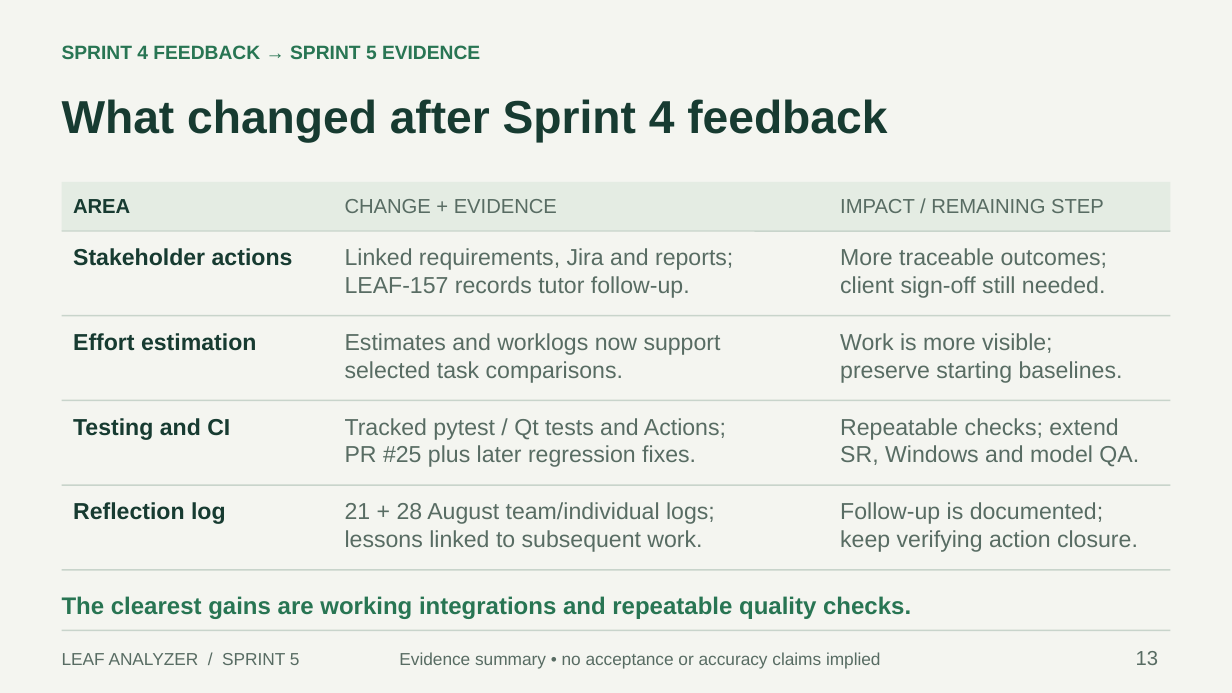
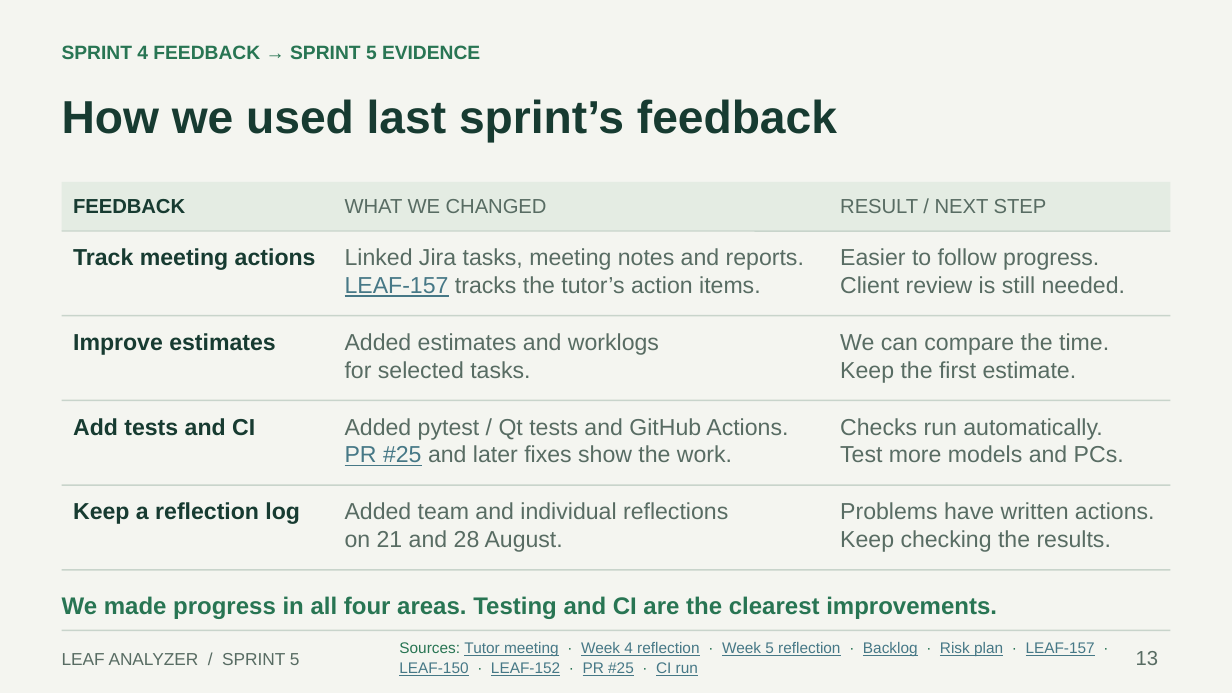
Before and after one commit to Techlauncher-LeafAnalyzer/Hyperspectral-Image-Inspector, a slide deck: slide 13 of docs/presentations/Sprint-5-Review.pptx. Drawn at 1232x693 pixels with LibreOffice and Linux fonts; fonts in the diff are those of the drawing. Boxes give left, top, right and bottom in pixels: in the first picture for what was removed or moved away, otherwise in the second. Text is boxed around its words. In the diff, an @@ line names an element or a change of style, - is before the commit and + after.

Commit message:
docs: simplify sprint review and add linked visual evidence

```diff
--- a/docs/presentations/Sprint-5-Review.pptx
+++ b/docs/presentations/Sprint-5-Review.pptx
@@ text at box(62, 99, 837, 143): text changed @@
-What changed after Sprint 4 feedback
+How we used last sprint’s feedback
@@ text at box(73, 199, 185, 213): text changed @@
-AREA
+FEEDBACK
@@ text at box(345, 199, 547, 213): text changed @@
-CHANGE + EVIDENCE
+WHAT WE CHANGED
@@ text at box(840, 199, 1047, 213): text changed @@
-IMPACT / REMAINING STEP
+RESULT / NEXT STEP
@@ text at box(73, 248, 316, 270): text changed @@
-Stakeholder actions
+Track meeting actions
@@ text at box(345, 248, 804, 297): text changed @@
-Linked requirements, Jira and reports;
-LEAF-157 records tutor follow-up.
+Linked Jira tasks, meeting notes and reports.
+LEAF-157 tracks the tutor’s action items.
@@ text at box(840, 248, 1125, 293): text changed @@
-More traceable outcomes;
-client sign-off still needed.
+Easier to follow progress.
+Client review is still needed.
@@ text at box(73, 333, 276, 355): text changed @@
-Effort estimation
+Improve estimates
@@ text at box(345, 333, 659, 378): text changed @@
-Estimates and worklogs now support
-selected task comparisons.
+Added estimates and worklogs
+for selected tasks.
@@ text at box(840, 333, 1109, 383): text changed @@
-Work is more visible;
-preserve starting baselines.
+We can compare the time.
+Keep the first estimate.
@@ text at box(73, 418, 255, 436): text changed @@
-Testing and CI
+Add tests and CI
@@ text at box(345, 418, 788, 466): text changed @@
-Tracked pytest / Qt tests and Actions;
-PR #25 plus later regression fixes.
+Added pytest / Qt tests and GitHub Actions.
+PR #25 and later fixes show the work.
@@ text at box(840, 418, 1124, 462): text changed @@
-Repeatable checks; extend
-SR, Windows and model QA.
+Checks run automatically.
+Test more models and PCs.
@@ text at box(73, 502, 300, 524): text changed @@
-Reflection log
+Keep a reflection log
@@ text at box(345, 502, 728, 552): text changed @@
-21 + 28 August team/individual logs;
-lessons linked to subsequent work.
+Added team and individual reflections
+on 21 and 28 August.
@@ text at box(840, 502, 1155, 552): text changed @@
-Follow-up is documented;
-keep verifying action closure.
+Problems have written actions.
+Keep checking the results.
@@ text at box(62, 596, 997, 619): text changed @@
-The clearest gains are working integrations and repeatable quality checks.
+We made progress in all four areas. Testing and CI are the clearest improvements.
@@ text at box(399, 642, 1095, 676): text changed; size 13.5 to 12 pt; text colour #586C63 to #467886 @@
-Evidence summary • no acceptance or accuracy claims implied
+Sources: Tutor meeting · Week 4 reflection · Week 5 reflection · Backlog · Risk plan · LEAF-157 · LEAF-150 · LEAF-152 · PR #25 · CI run
```
Also in this commit, not shown: 10 other slides changed, 3 slides added, 3 slides removed, 1 other file.
